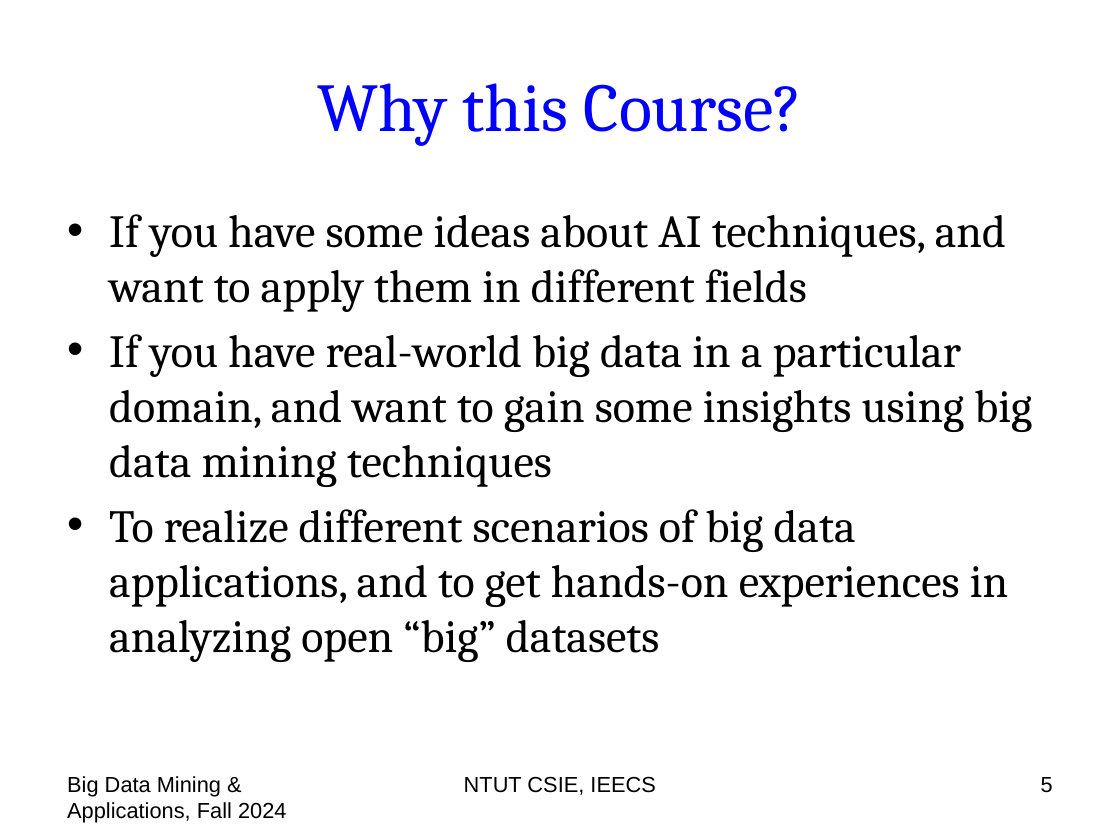
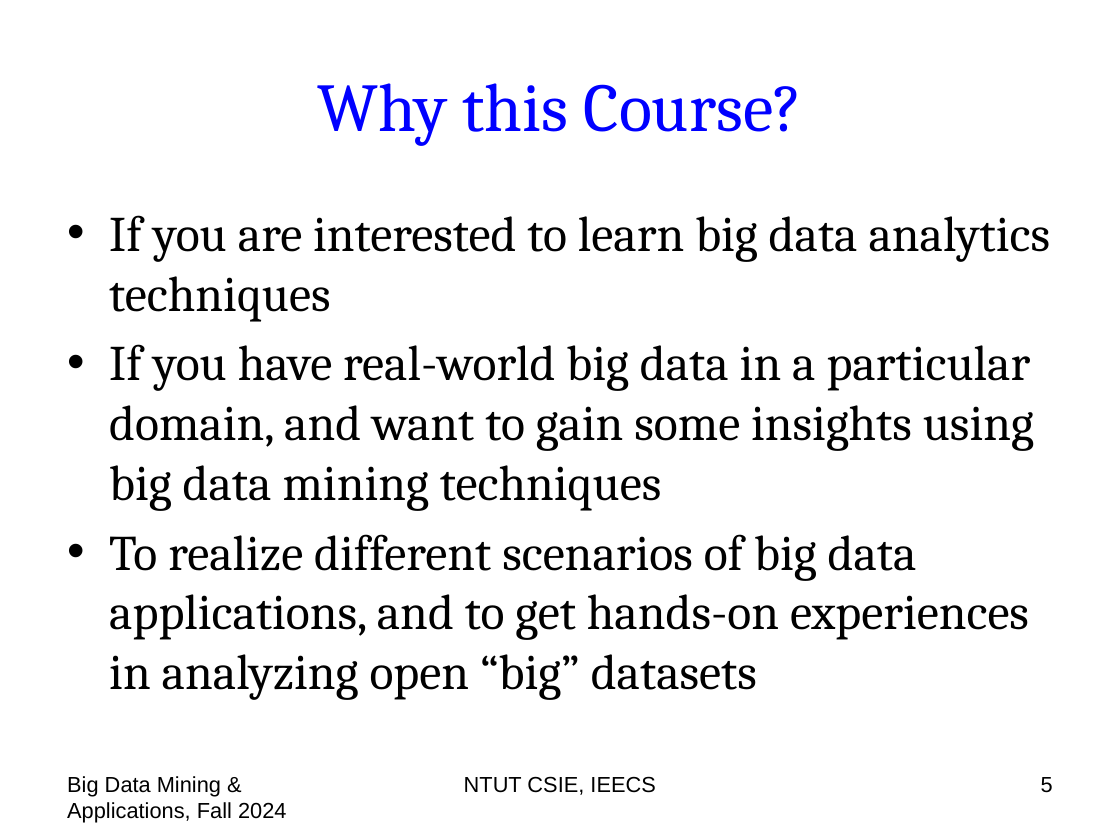
Before and after one commit to chriswjh/chriswjh.github.io, a slide deck: slide 5 of BDM/00-overview.pptx. Drawn at 1120x840 pixels with LibreOffice and Linux fonts; fonts in the diff are those of the drawing. Boxes give left, top, right and bottom in pixels: in the first picture for what was removed or moved away, otherwise in the second. Text is boxed around its words. In the diff, an @@ line names an element or a change of style, - is before the commit and + after.

```diff
--- a/BDM/00-overview.pptx
+++ b/BDM/00-overview.pptx
@@ text at bbox=[109, 215, 1051, 322]: text changed; size 29.6 to 32 pt @@
-• If you have some ideas about AI techniques, and want to apply them in different fields
+• If you are interested to learn big data analytics techniques
@@ text at bbox=[109, 344, 1034, 700]: size 29.6 to 32 pt in "If you have real-world big data in ...", "To realize different scenarios of big data ..." @@
```
Also in this commit, not shown: 12 other slides changed, 1 other file.
